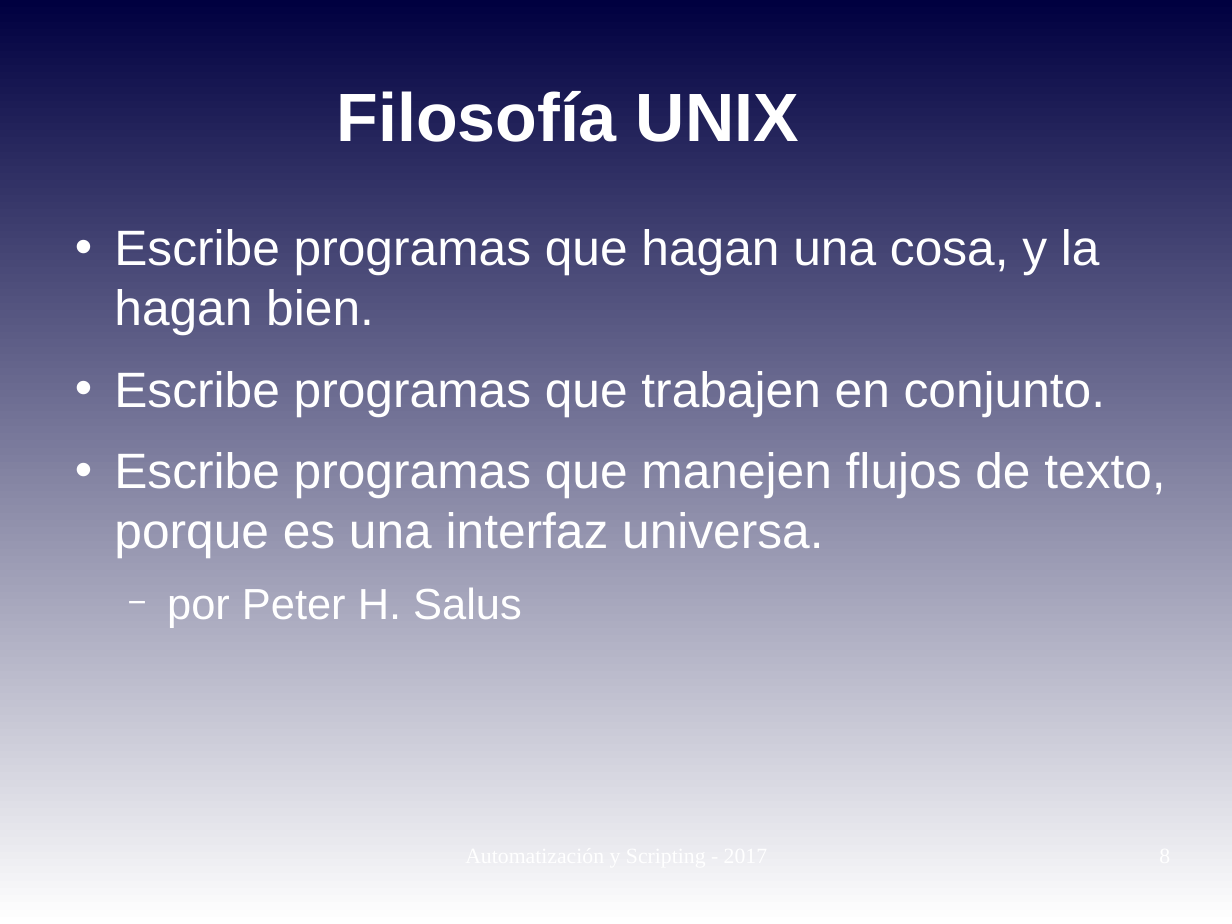
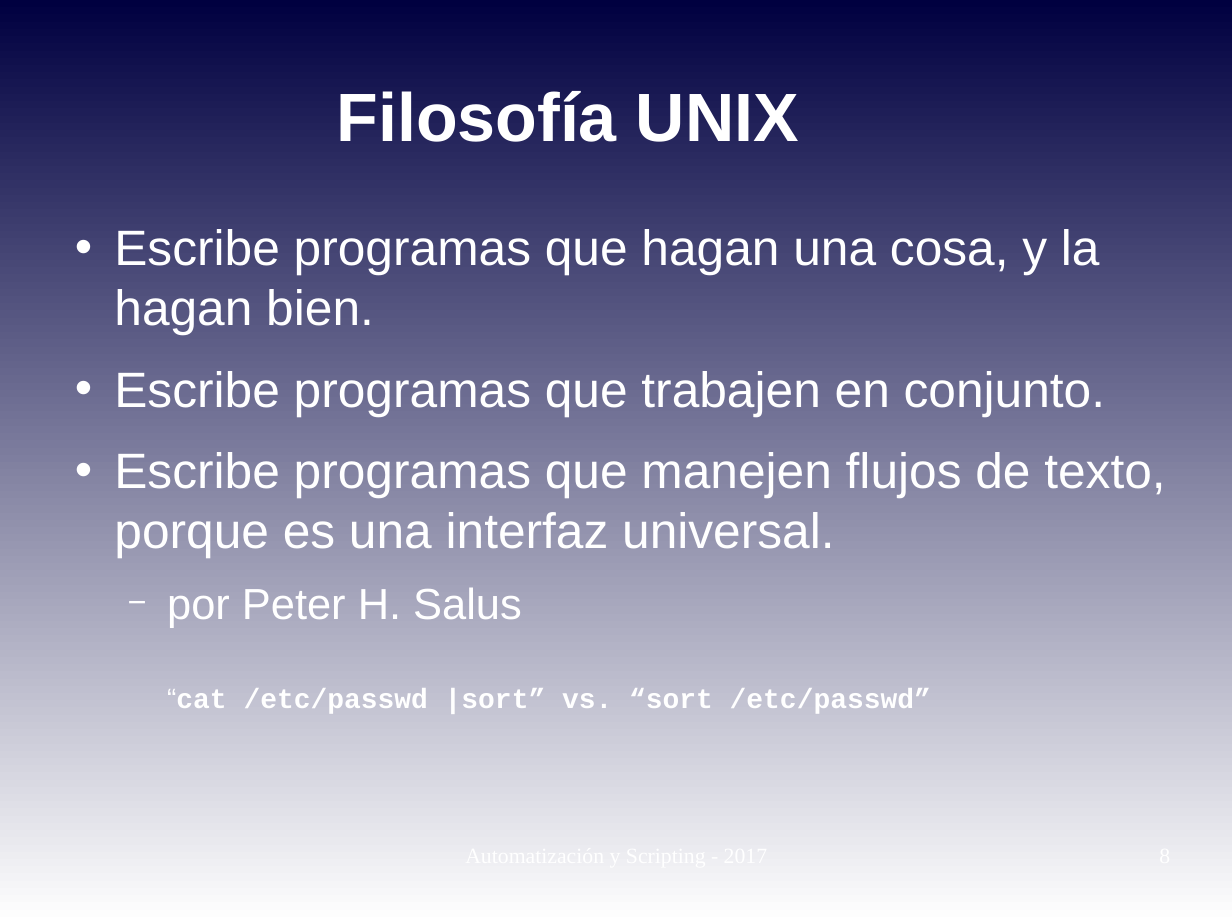
Before and after one commit to niniadcobre/-AutoyScripting, a slide deck: slide 8 of clases/AYS_clase01.odp. Drawn at 1232x924 pixels with LibreOffice and Linux fonts; fonts in the diff are those of the drawing. Boxes give left, top, right and bottom in pixels: in the first picture for what was removed or moved away, otherwise in the second. Text is boxed around its words. In the diff, an @@ line names an element or a change of style, - is before the commit and + after.

```diff
--- a/clases/AYS_clase01.odp
+++ b/clases/AYS_clase01.odp
@@ text at (x1=114, y1=452, x2=1165, y2=714): text changed @@
-• Escribe programas que manejen flujos de texto, porque es una interfaz universa.
-  − por Peter H. Salus
+• Escribe programas que manejen flujos de texto, porque es una interfaz universal.
+  − por Peter H. Salus
+    “cat /etc/passwd |sort” vs. “sort /etc/passwd”
```
Also in this commit, not shown: 1 other slide changed, 2 other files.
